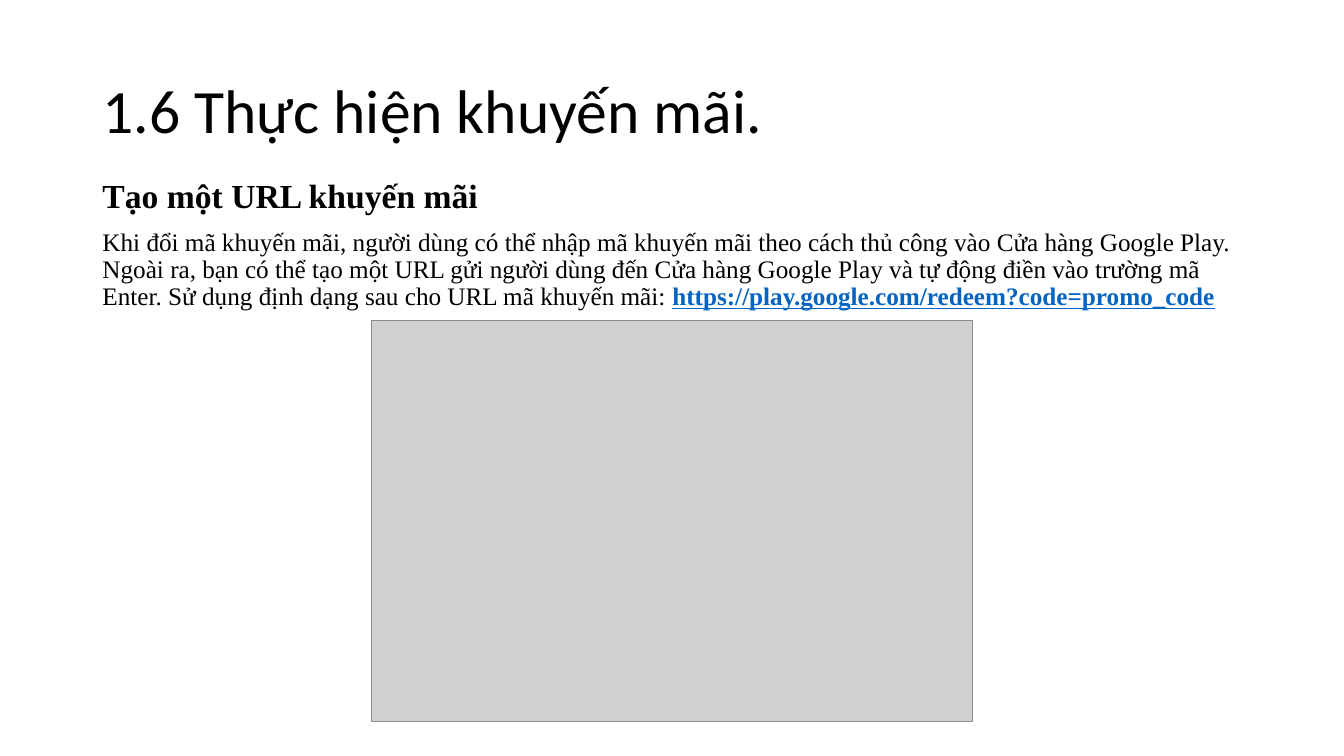
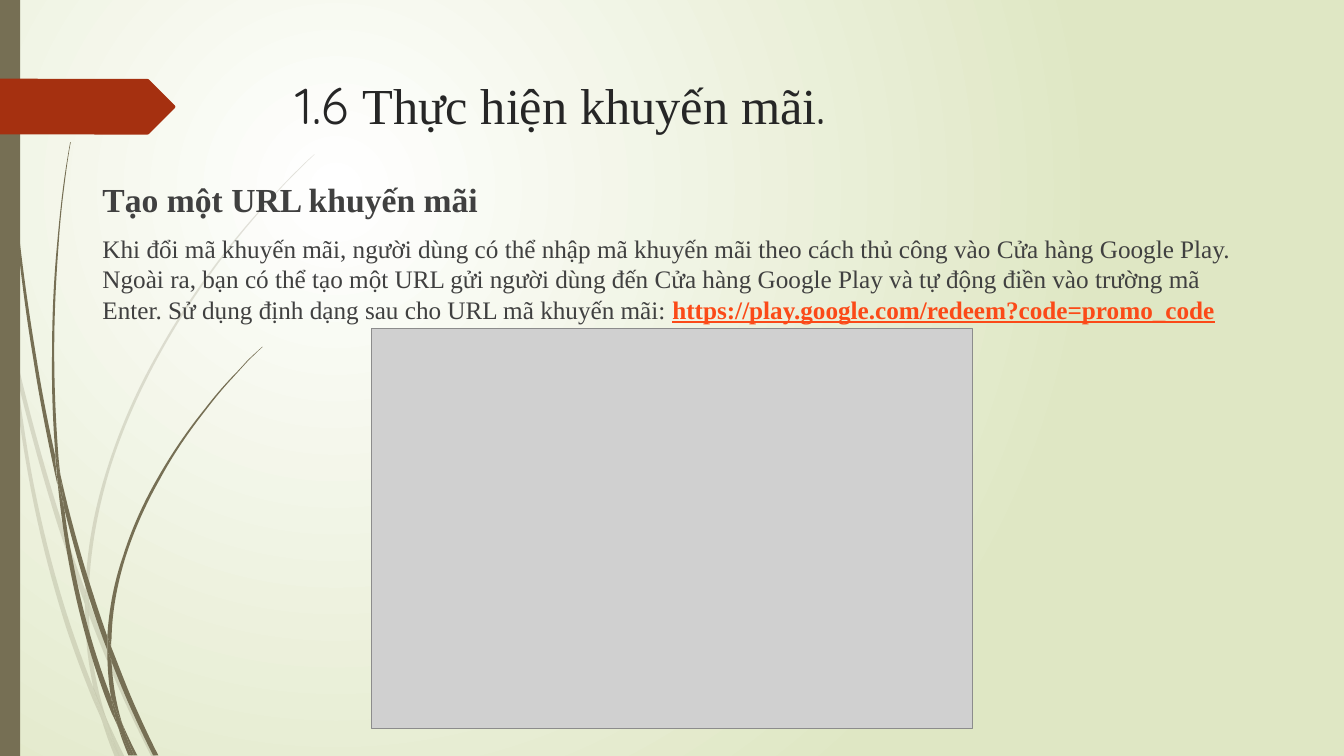
Before and after one commit to trieuduy27051999/Google-play-infor-, a slide deck: slide 43 of 3 muc dau GooglePlay.pptx. Drawn at 1344x756 pixels with LibreOffice and Linux fonts; fonts in the diff are those of the drawing; grey boxes stand for pictures. Boxes give left, top, right and bottom in pixels: in the first picture for what was removed or moved away, otherwise in the second. Text is boxed around its words. In the diff, an @@ line names an element or a change of style, - is before the commit and + after.

Commit message:
Sua font 3 muc dau Google Play

```diff
--- a/3 muc dau GooglePlay.pptx
+++ b/3 muc dau GooglePlay.pptx
@@ background #FFFFFF to gradient #FFFFFF to #DFE8C4 @@
@@ rectangle added at [0, 0, 20, 756], fill #766F54 @@
@@ freeform shape added at [0, 79, 175, 134], fill #A53010 @@
@@ title "1.6 Thực hiện khuyến mãi.": place and size @@
-title "1.6 Thực hiện khuyến mãi." at [102, 86, 762, 144]
+title "1.6 Thực hiện khuyến mãi." at [296, 87, 826, 134]
@@ title "1.6 Thực hiện khuyến mãi." at [296, 87, 826, 134]: size 44 to 36 pt, text colour #000000 to #262626; font Calibri to Quicksand in "1.6 mãi."; font Calibri to Times New Roman in "Thực hiện khuyến mãi."; line spacing 0.9 to 1; vertical alignment middle to top @@
@@ text "Tạo một URL khuyến mãi" at [102, 187, 1229, 325]: text colour #000000 to #404040 in "Tạo một URL khuyến mãi", "Khi đổi mã khuyến mãi, người dùng ..."; text colour #0563C1 to #FB4A18 in "https://play.google.com/redeem?code=promo_code"; line spacing 0.9 to 1 @@
@@ picture: place and size @@
-picture at [371, 321, 973, 722]
+picture at [371, 328, 973, 729]
@@ group added at [0, 154, 315, 756]: 10 freeform shapes @@
@@ group added at [3, 0, 262, 756]: 12 freeform shapes @@
```
Also in this commit, not shown: 79 other slides changed.
